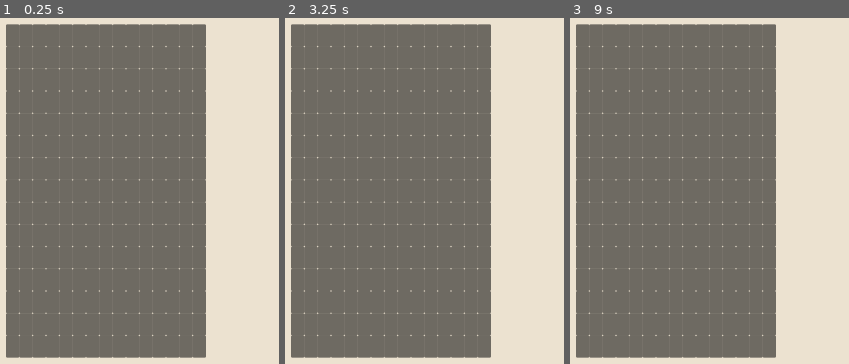
Above: before the commit, frames 1-3 (left to right).
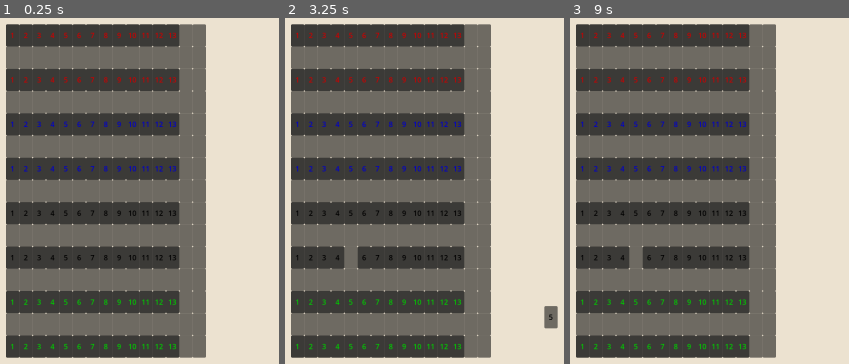
Above: after the commit, the same moments.

Repository: DaltonBaum/RummyCubed
Game: Godot game, scene res://scenes/game_board/game.tscn
Two runs of this game, one before a commit and one after it. Both use one fixed random seed, a clock stepped at 60 frames per second and the inputs below. This scene is started directly instead of the project's main scene.
Inputs (mouse positions are in pixels of both pictures, inside the frame that each line leads up to):
- Up to frame 1 (0.25 s): no input
- Up to frame 2 (3.25 s): tap Enter at 0.5, 2 s; move the mouse to (outside the picture) at 0.52 s; click (outside the picture) at 0.67 s; tap Space at 1.25, 2.75 s; drag from (outside the picture) to (351, 263) at 1.27 s; move the mouse to (471, 111) at 2.02 s; click (471, 111) at 2.17 s; drag from (351, 263) to (outside the picture) at 2.77 s
- Up to frame 3 (9 s): move the mouse to (outside the picture) at 3.52 s; click (outside the picture) at 3.67 s; tap Enter at 4.25 s; drag from (outside the picture) to (outside the picture) at 4.27 s; tap Space at 5 s; move the mouse to (715, 191) at 5.02 s; click (715, 191) at 5.17 s; drag from (outside the picture) to (outside the picture) at 5.77 s; move the mouse to (outside the picture) at 6.52 s; click (outside the picture) at 6.67 s; drag from (outside the picture) to (636, 263) at 7.27 s; move the mouse to (756, 111) at 8.02 s; click (756, 111) at 8.17 s; drag from (636, 263) to (outside the picture) at 8.77 s

The runs differ from the first frame. In frame 1, 32% of the frame differs, in the area x 2-65%, y 1-99%; in frame 2, 32%, in the area x 2-98%, y 1-99%; in frame 3, 32%.
Error before the commit: Parse Error: Unexpected "Indent" in class body. (res://scenes/game_board/tile.gd:25)

Commit message:
Added custom drag/drop system

Diff:
--- /dev/null
+++ b/autoloads/drag_manager.gd
@@ -0,0 +1,60 @@
+extends Node
+
+signal drag_started
+signal drag_ended
+
+var holder := Marker2D.new()
+
+var _active_touches := {}
+var _current_node: Node = null
+var _current_parent: Node = null
+
+func _ready() -> void:
+	add_child(holder)
+
+func _input(event):
+	if event is InputEventScreenDrag:
+		print(_get_pos_with_camera(event.position))
+		holder.position = event.position
+
+	if event is InputEventScreenTouch:
+		if event.pressed:
+			_active_touches[event.index] = event.position
+			if _active_touches.size() == 1:
+				drag_started.emit(event.position)
+			else:
+				_on_drag_cancel()
+		else:
+			if _active_touches.size() == 1 and event.index in _active_touches:
+				_on_drag_end(event.position)
+			_active_touches.erase(event.index)
+
+func set_current_node(node: Node) -> void:
+	if _current_node != null:
+		push_error("Current node set while already active")
+	_current_node = node
+	_current_parent = _current_node.get_parent()
+	print(_get_pos_with_camera(_current_node.get_global_rect().get_center()))
+	holder.position = _get_pos_with_camera(_current_node.get_global_rect().get_center())
+	_current_node.reparent(holder)
+
+func _on_drag_end(pos: Vector2) -> void:
+	if _current_node != null:
+		drag_ended.emit(pos, _current_node, _current_parent)
+		if _current_node.get_parent() == holder:
+			_current_node.reparent(_current_parent)
+		_reset_current()
+
+func _on_drag_cancel() -> void:
+	_current_node.reparent(_current_parent)
+	_reset_current()
+
+func _reset_current() -> void:
+	_current_node = null
+	_current_parent = null
+
+func _get_pos_with_camera(pos: Vector2) -> Vector2:
+	var new_pos := pos
+	#new_pos += Vector2(get_window().size) / 2
+	new_pos -= get_viewport().get_camera_2d().get_screen_center_position()
+	return new_pos
--- a/scenes/game_board/tile_info.gd
+++ b/classes/tile_info.gd
@@ -1,5 +1,4 @@
 class_name TileInfo
-extends Resource
 
 enum Colors {
 	RED,
--- a/project.godot
+++ b/project.godot
@@ -15,6 +15,10 @@
 config/features=PackedStringArray("4.3", "Mobile")
 config/icon="res://icon.svg"
 
+[autoload]
+
+DragManager="*res://autoloads/drag_manager.gd"
+
 [display]
 
 window/size/viewport_width=1080
@@ -26,6 +30,11 @@
 
 project/assembly_name="Rummikub-Game"
 
+[input_devices]
+
+pointing/emulate_touch_from_mouse=true
+pointing/emulate_mouse_from_touch=false
+
 [rendering]
 
 renderer/rendering_method="mobile"
--- a/scenes/game_board/tile.gd
+++ b/scenes/game_board/tile.gd
@@ -1,36 +1,15 @@
-extends Panel
+extends PanelContainer
 
 var info: TileInfo
-var tile_scene := preload("res://scenes/game_board/tile.tscn")
-var is_dragged = false
-
-func _ready():
-	pass
 
 func update_info(i: TileInfo):
 	info = i
 	%Label.text = str(info.num)
 	%Label.add_theme_color_override("font_color", info.get_color())
 
-func _get_drag_data(at_position: Vector2) -> Variant:
-	set_drag_preview(make_drag_preview())
-	hide()
-	is_dragged = true
-	return self
+func _ready() -> void:
+	DragManager.drag_started.connect(_on_drag_start)
 
-func make_drag_preview() -> Control:
-	var tile := tile_scene.instantiate()
-	tile.update_info(info)
-	tile.modulate.a = 0.9
-var tile_size := size * 6 / 5
-	tile.set_deferred("size", tile_size)
-	tile.position = (-0.5 * tile_size)
-
-	var c := Control.new()
-	c.add_child(tile)
-	return c
-
-func _notification(what:int) -> void:
-	if what == NOTIFICATION_DRAG_END and is_dragged:
-		is_dragged = false
-		show()
+func _on_drag_start(pos: Vector2):
+	if get_global_rect().has_point(pos):
+		DragManager.set_current_node(self)
--- a/scenes/game_board/tile.tscn
+++ b/scenes/game_board/tile.tscn
@@ -2,18 +2,18 @@
 
 [ext_resource type="Script" path="res://scenes/game_board/tile.gd" id="1_i0mw5"]
 
-[node name="Tile" type="Panel"]
+[node name="Tile" type="PanelContainer"]
+anchors_preset = 15
+anchor_right = 1.0
+anchor_bottom = 1.0
+grow_horizontal = 2
+grow_vertical = 2
 mouse_filter = 1
 script = ExtResource("1_i0mw5")
 
 [node name="Label" type="Label" parent="."]
 unique_name_in_owner = true
-layout_mode = 1
-anchors_preset = 15
-anchor_right = 1.0
-anchor_bottom = 1.0
-grow_horizontal = 2
-grow_vertical = 2
+layout_mode = 2
 horizontal_alignment = 1
 vertical_alignment = 1
 clip_text = true
--- a/scenes/game_board/tile_slot.gd
+++ b/scenes/game_board/tile_slot.gd
@@ -1,13 +1,11 @@
 extends PanelContainer
 
 
-func _can_drop_data(at_position: Vector2, data: Variant) -> bool:
-	return true
+func _ready() -> void:
+	DragManager.drag_ended.connect(_on_drag_end)
 
-func _drop_data(at_position: Vector2, data: Variant) -> void:
-	while get_child_count() > 0:
-		var item := get_child(0)
-		if data == item:
-			return
-		item.reparent(data.get_parent())
-	data.reparent(self)
+func _on_drag_end(pos: Vector2, node: Node, parent: Node) -> void:
+	if get_global_rect().has_point(pos):
+		for child in get_children():
+			child.reparent(parent)
+		node.reparent(self)
